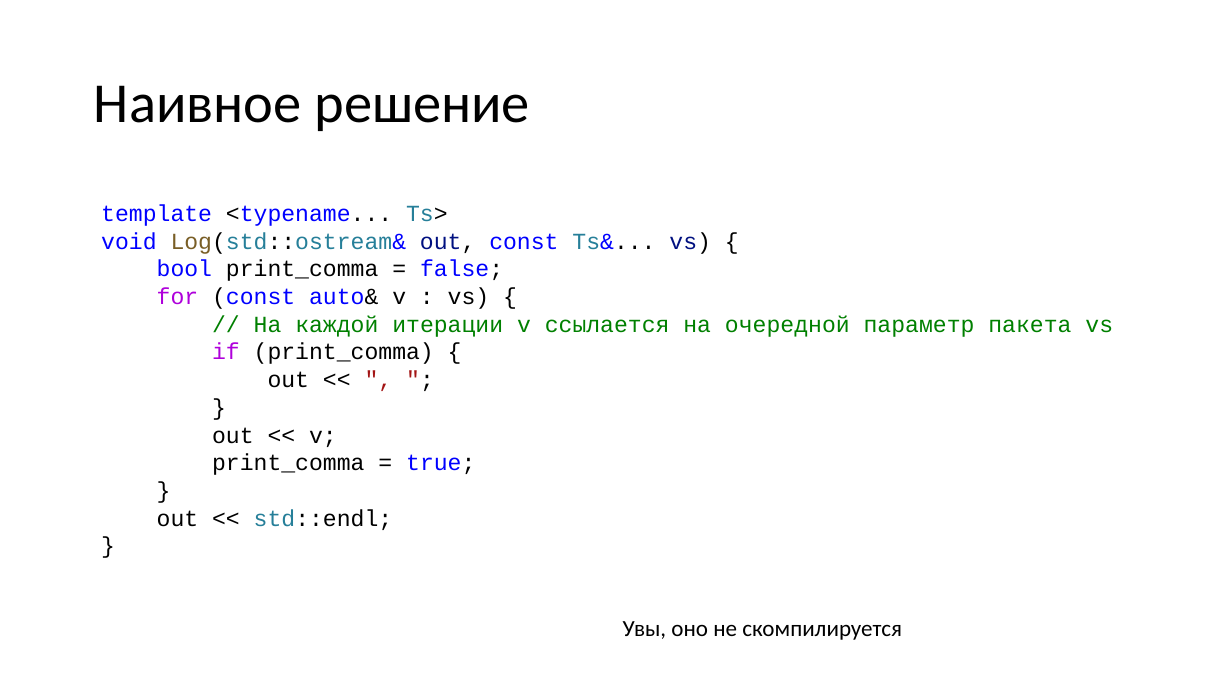
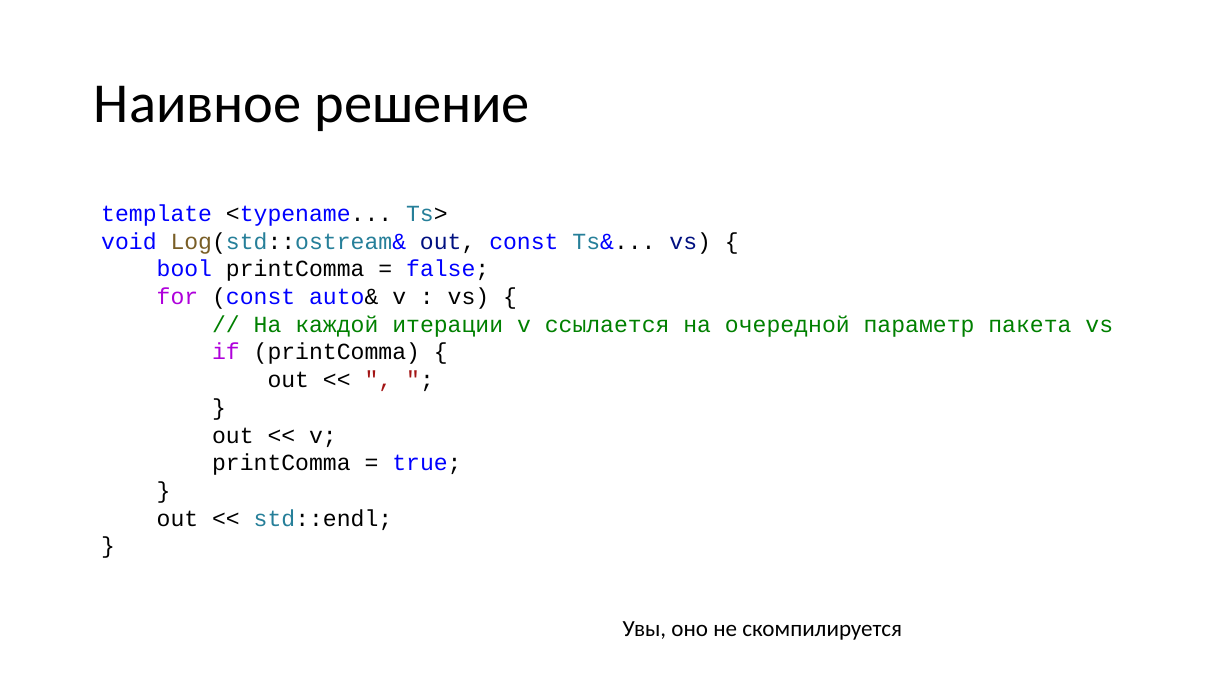
Before and after one commit to alexey-malov/oop, a slide deck: slide 74 of lectures/06/Обобщенное программирование, шаблоны.pptx (slide 73 before the commit). Drawn at 1232x693 pixels with LibreOffice and Linux fonts; fonts in the diff are those of the drawing. Boxes give left, top, right and bottom in pixels: in the first picture for what was removed or moved away, otherwise in the second. Text is boxed around its words. In the diff, an @@ line names an element or a change of style, - is before the commit and + after.

```diff
--- a/lectures/06/Обобщенное программирование, шаблоны.pptx
+++ b/lectures/06/Обобщенное программирование, шаблоны.pptx
@@ text at (157,260,489,281): text changed @@
-bool print_comma = false;
+bool printComma = false;
@@ text at (212,343,420,364): text changed @@
-if (print_comma) {
+if (printComma) {
@@ text at (212,454,461,475): text changed @@
-print_comma = true;
+printComma = true;
```
Also in this commit, not shown: 15 other slides changed, 5 slides added, 4 slides removed, 6 other files.
